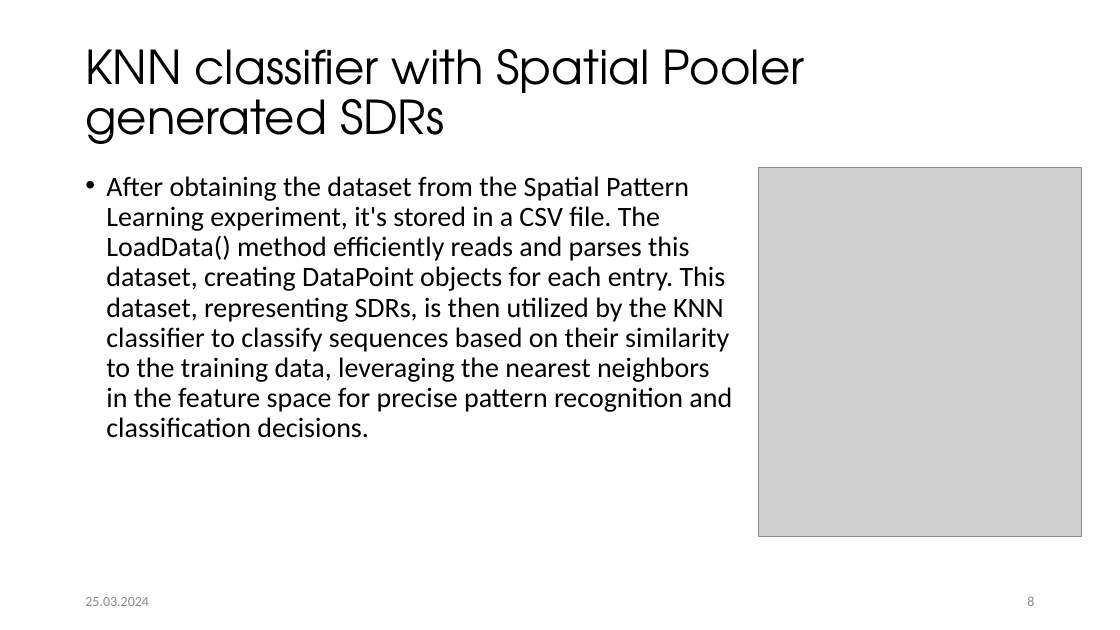
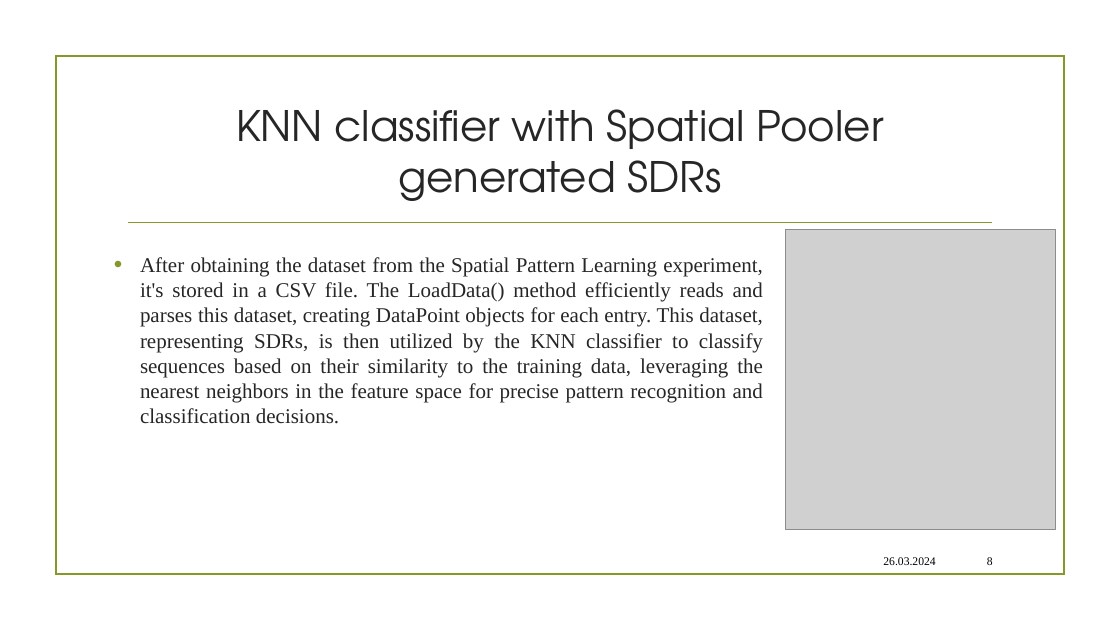
Before and after one commit to Fahad-Jabbar/neocortexapi, a slide deck: slide 8 of source/MySEProject/Documentation/Implement_the_KNN__Classifier_KNN_Quest.pptx. Drawn at 1120x630 pixels with LibreOffice and Linux fonts; fonts in the diff are those of the drawing; grey boxes stand for pictures; background and template pictures are left out. Boxes give left, top, right and bottom in pixels: in the first picture for what was removed or moved away, otherwise in the second. Text is boxed around its words. In the diff, an @@ line names an element or a change of style, - is before the commit and + after.

```diff
--- a/source/MySEProject/Documentation/Implement_the_KNN__Classifier_KNN_Quest.pptx
+++ b/source/MySEProject/Documentation/Implement_the_KNN__Classifier_KNN_Quest.pptx
@@ rectangle added at [55,56,1064,575], outline #83992A 1.25 pt @@
@@ title "KNN classifier with Spatial Pooler ...": place and size @@
-title "KNN classifier with Spatial Pooler ..." at [85,49,805,144]
+title "KNN classifier with Spatial Pooler ..." at [236,109,884,201]
@@ title "KNN classifier with Spatial Pooler ..." at [236,109,884,201]: size 40 to 36 pt, text colour #000000 to #262626; alignment left to centre; line spacing 0.9 to 1 @@
@@ line added from (129, 223) to (992, 223), #83992A 1.25 pt @@
@@ picture: place and size @@
-picture at [759,168,1082,538]
+picture at [786,229,1056,529]
@@ text "After obtaining the dataset from ...": place and size @@
-text "After obtaining the dataset from ..." at [106,176,732,438]
+text "After obtaining the dataset from ..." at [140,257,763,424]
@@ text "After obtaining the dataset from ..." at [140,257,763,424]: size 24 to 18 pt, font Calibri to Times New Roman, text colour #000000 to #262626; alignment left to justified; indent changed; line spacing 0.9 to 1 @@
@@ text at [883,557,935,565]: text changed; size 12 to 10 pt; font Calibri to Times New Roman; text colour #8C8C8C to #000000 @@
-25.03.2024
+26.03.2024
@@ page number: place and size @@
-page number at [1027,596,1034,606]
+page number at [987,557,993,565]
@@ page number at [987,557,993,565]: size 12 to 10 pt, font Calibri to Times New Roman, text colour #8C8C8C to #000000 @@
```
Also in this commit, not shown: 8 other slides changed.
